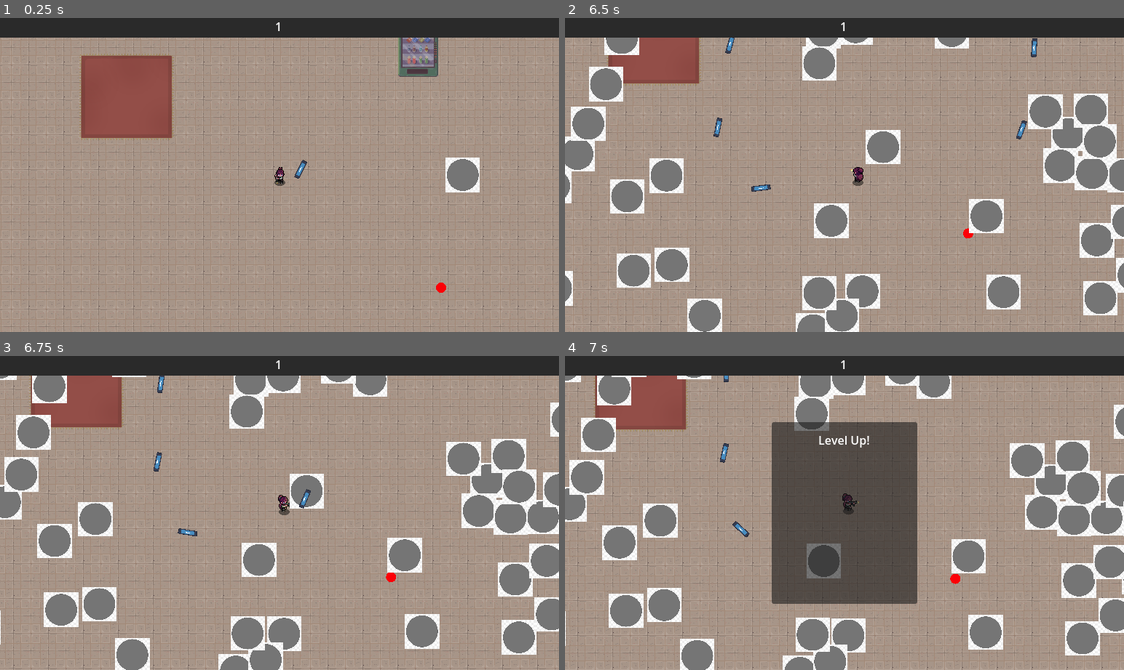
Above: before the commit, frames 1-4 (two rows, left to right).
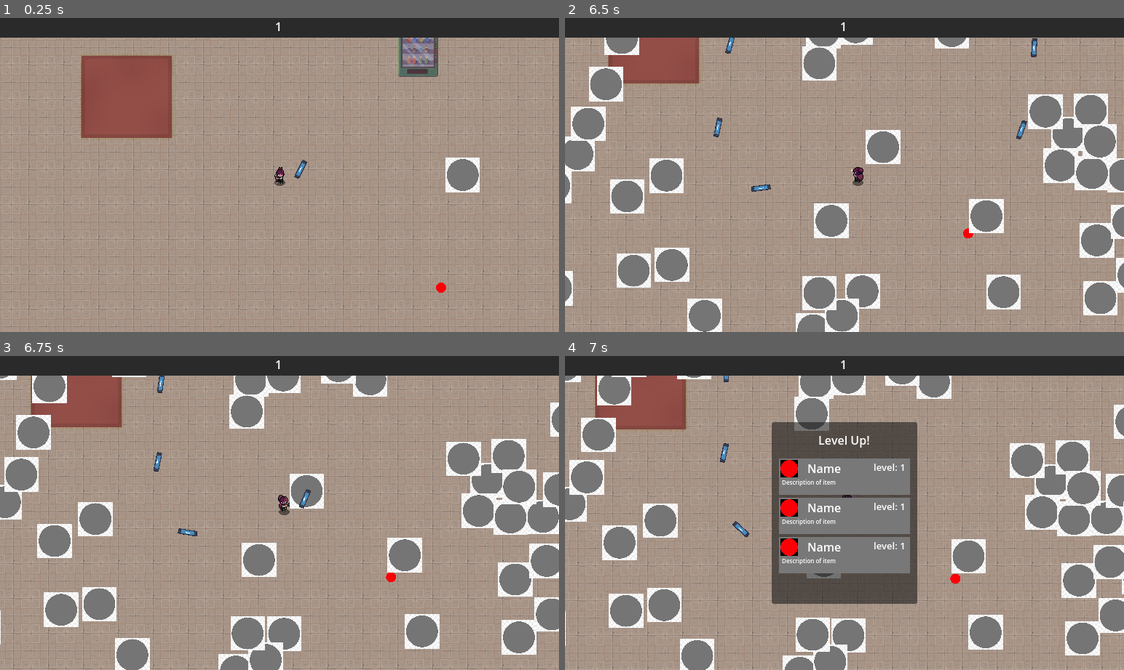
Above: after the commit, the same moments.

Repository: Sylvvs/CoopPuzzle
Game: Godot game, scene res://scenes/logic/scene_handler.tscn
Two runs of this game, one before a commit and one after it. Both use one fixed random seed, a clock stepped at 60 frames per second and the inputs below. The engine's default icon, where the game draws it, is replaced by a stand-in: a white triangle on a blue panel in a dark square.
Inputs (mouse positions are in pixels of both pictures, inside the frame that each line leads up to):
- Up to frame 1 (0.25 s): no input
- Up to frame 2 (6.5 s): move the mouse to (967, 159) at 0.52 s; hold D (right) 0.53-1.28 s; click (967, 159) at 0.6 s; move the mouse to (732, 190) at 1.27 s; hold S (down) 1.28-2.03 s; tap E (interact) at 1.35, 5.85 s; click (732, 190) at 1.55 s; move the mouse to (900, 105) at 2.02 s; hold D (right) 2.03-2.78 s; click (900, 105) at 2.1 s; move the mouse to (816, 237) at 2.77 s; hold W (up) 2.78-3.53 s; click (816, 237) at 2.85 s; move the mouse to (1012, 222) at 3.52 s; hold E (interact) 3.53-4.28 s; hold A (left) 3.53-5.03 s; click (1012, 222) at 3.8 s; move the mouse to (676, 127) at 4.27 s; click (676, 127) at 4.35 s; move the mouse to (872, 175) at 5.02 s; hold S (down) 5.03-5.78 s; click (872, 175) at 5.1 s; move the mouse to (760, 96) at 5.77 s; hold D (right) from 5.78 s (still down); click (760, 96) at 6.05 s
- Up to frame 3 (6.75 s): move the mouse to (402, 497) at 6.52 s; release D (right) at 6.53 s; hold W (up) from 6.53 s (still down); click (402, 497) at 6.6 s
- Up to frame 4 (7 s): keep holding W (up)

Frames 1-3 are identical in both runs. In frame 4, 8.0% of the frame differs, in the area x 38-62%, y 32-70%.

Commit message:
working upgrades

Diff:
--- a/project.godot
+++ b/project.godot
@@ -69,6 +69,11 @@
 "events": [Object(InputEventKey,"resource_local_to_scene":false,"resource_name":"","device":-1,"window_id":0,"alt_press …(191 unchanged characters)…
 ]
 }
+click={
+"deadzone": 0.2,
+"events": [Object(InputEventMouseButton,"resource_local_to_scene":false,"resource_name":"","device":-1,"window_id":0,"alt_pressed":false,"shift_pressed":false,"ctrl_pressed":false,"meta_pressed":false,"button_mask":0,"position":Vector2(0, 0),"global_position":Vector2(0, 0),"factor":1.0,"button_index":1,"canceled":false,"pressed":false,"double_click":false,"script":null)
+]
+}
 
 [rendering]
 
--- /dev/null
+++ b/scenes/UI Elements/item_option.gd
@@ -0,0 +1,22 @@
+extends ColorRect
+
+var mouse_over = false
+var item = null
+@onready var player = get_tree().get_first_node_in_group('player')
+
+signal selected_upgrade(upgrade)
+
+func _ready() -> void:
+	connect("selected_upgrade",Callable(player,"upgrade_character"))
+
+func _input(event):
+	if event.is_action('click'):
+		if mouse_over:
+			emit_signal("selected_upgrade", item)
+
+func _on_mouse_entered() -> void:
+	mouse_over = true
+
+
+func _on_mouse_exited() -> void:
+	mouse_over = false
--- a/scenes/UI Elements/item_option.tscn
+++ b/scenes/UI Elements/item_option.tscn
@@ -1,6 +1,7 @@
-[gd_scene load_steps=2 format=3 uid="uid://b6ll3o6yd4bpv"]
+[gd_scene load_steps=3 format=3 uid="uid://b6ll3o6yd4bpv"]
 
 [ext_resource type="Texture2D" uid="uid://bnqtwdruppq15" path="res://enemies/enemy sprites/Red_Circle_full.png" id="1_b5e2g"]
+[ext_resource type="Script" uid="uid://ukk3qydpljij" path="res://scenes/UI Elements/item_option.gd" id="1_eq3i3"]
 
 [node name="ItemOption" type="ColorRect"]
 custom_minimum_size = Vector2(180, 50)
@@ -10,6 +11,7 @@
 offset_right = 0.28799438
 offset_bottom = -0.11200333
 color = Color(0.47202516, 0.47202522, 0.47202516, 1)
+script = ExtResource("1_eq3i3")
 
 [node name="ColorRect" type="ColorRect" parent="."]
 layout_mode = 0
@@ -47,7 +49,12 @@
 
 [node name="lbl_level" type="Label" parent="."]
 layout_mode = 0
-offset_left = 68.0
-offset_top = 6.0
-offset_right = 108.0
-offset_bottom = 29.0
+offset_left = 130.0
+offset_top = 3.0
+offset_right = 174.0
+offset_bottom = 26.0
+theme_override_font_sizes/font_size = 13
+text = "level: 1"
+
+[connection signal="mouse_entered" from="." to="." method="_on_mouse_entered"]
+[connection signal="mouse_exited" from="." to="." method="_on_mouse_exited"]
--- a/scenes/player.gd
+++ b/scenes/player.gd
@@ -11,7 +11,8 @@
 
 @onready var animation_tree = $AnimationTree
 @onready var levelPanel = $CanvasLayer/LevelUp
-@onready var upgradeOptions = $CanvasLayer/LevelUp/lbl_levelup
+@onready var upgradeOptions = $CanvasLayer/LevelUp/upgradeOptions
+@onready var itemOptions = preload("res://scenes/UI Elements/item_option.tscn")
 
 
 
@@ -63,4 +64,18 @@
 	tween.tween_property(levelPanel,"position", Vector2(284,91),0.2).set_trans(Tween.TRANS_QUINT).set_ease(Tween.EASE_IN)
 	tween.play()
 	levelPanel.visible = true
+	var options = 0
+	var optionsmax = 3
+	while options < optionsmax:
+		var option_choice = itemOptions.instantiate()
+		upgradeOptions.add_child(option_choice)
+		options = options + 1
 	get_tree().paused = true
+
+func _upgrade_character(upgrade):
+	var option_children = upgradeOptions.get_children()
+	for i in option_children:
+		i.queue_free()
+	levelPanel.visible = false
+	levelPanel.position = Vector2(800,50)
+	get_tree().paused = false
Not shown, added: scenes/UI Elements/item_option.gd.uid
